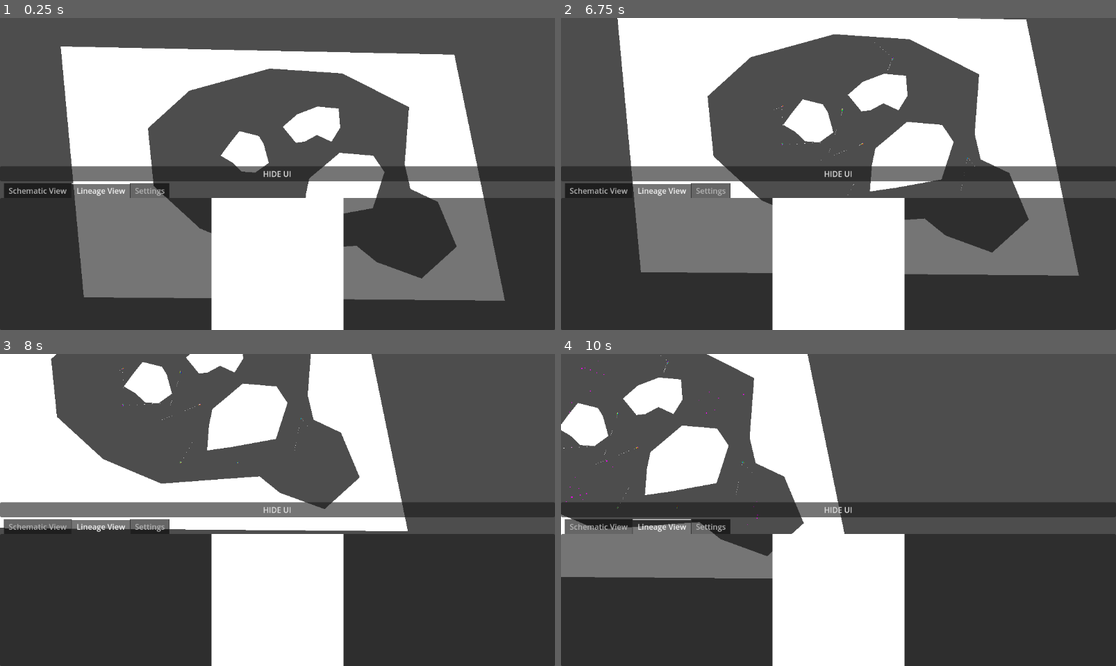
Above: before the commit, frames 1-4 (two rows, left to right).
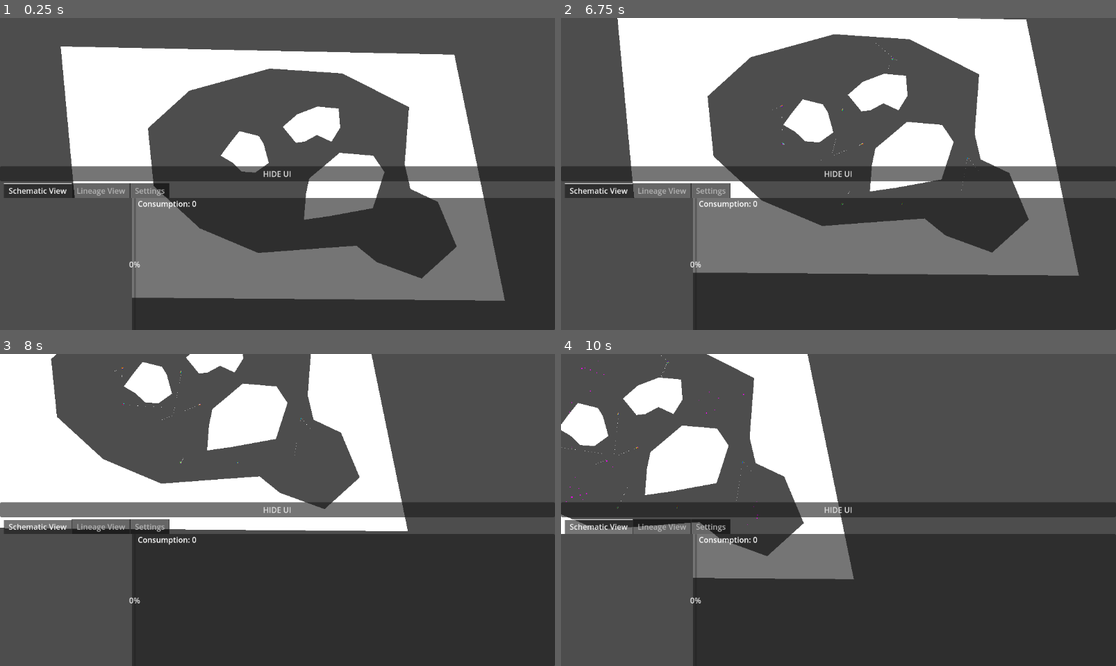
Above: after the commit, the same moments.

Repository: 06gusmog/EVOLUTIONATOR-4000
Game: Godot game, scene res://Misc/world.tscn
The game is run twice, just before and just after one commit, with the same random seed, the same clock (stepped at 60 frames per second) and the same inputs.
Inputs (mouse positions are in pixels of both pictures, inside the frame that each line leads up to):
- Up to frame 1 (0.25 s): no input
- Up to frame 2 (6.75 s): click "HIDE UI" at 0.5 s; click "SHOW UI" at 1.25 s; tap Enter at 2 s; move the mouse to (960, 158) at 2.02 s; hold Right (right) 2.03-2.78 s; click (960, 158) at 2.1 s; move the mouse to (727, 189) at 2.77 s; hold Down (down) 2.78-3.53 s; tap P (test input) at 2.85, 5.85 s; move the mouse to (894, 105) at 3.52 s; hold Right (right) 3.53-4.28 s; tap Shift (zoom_in) at 3.6, 6.6 s; move the mouse to (810, 236) at 4.27 s; hold Up (up) 4.28-5.03 s; tap Ctrl (zoom_out) at 4.35 s; move the mouse to (683, 223) at 5.02 s; hold Left (left) 5.03-6.53 s; click (683, 223) at 5.1 s; move the mouse to (777, 92) at 5.77 s; move the mouse to (777, 136) at 6.52 s; hold Down (down) from 6.53 s (still down)
- Up to frame 3 (8 s): move the mouse to (283, 372) at 7.27 s; release Down (down) at 7.28 s; hold Right (right) from 7.28 s (still down); tap Ctrl (zoom_out) at 7.35 s
- Up to frame 4 (10 s): move the mouse to (683, 403) at 8.02 s; release Right (right) at 8.03 s; hold Up (up) 8.03-8.78 s; click (683, 403) at 8.1 s; move the mouse to (755, 506) at 8.77 s; hold Right (right) 8.78-9.53 s; tap P (test input) at 8.85 s; move the mouse to (633, 569) at 9.52 s; hold Down (down) from 9.53 s (still down); tap Shift (zoom_in) at 9.6 s

The runs differ from the first frame. In frame 1, 21% of the frame differs, in the area x 0-62%, y 52-100%; in frame 2, 21%, in the area x 0-75%, y 7-100%; in frame 3, 21%; in frame 4, 21%.
Error in both runs: Attempt to call function 'store_line' in base 'null instance' on a null instance. (res://Misc/SimulationHandler.gd:168)

Commit message:
Connection processing optimization
The connections now only process what they're supposed to
(I hope, it looks right at least)

Diff:
--- a/Godot/Misc/Creature.gd
+++ b/Godot/Misc/Creature.gd
@@ -3,6 +3,7 @@
 var killing_queue : Array
 var killing_queue_ID : Array
 var cells : Dictionary
+var output_cells : Dictionary
 var energy : float
 var food_object
 var bounding_sphere_size : float
@@ -51,6 +52,20 @@
 			cells[cell.name] = cell
 		cells.erase('Visual Effects')
 		check_connections()
+
+	# Optimizing cell list and connections
+	for cellID in cells:
+		var cell = cells[cellID]
+		if 'Output' in cell.tags:
+			output_cells[cell.cellID] = cell
+		if 'Input' in cell.tags:
+			var optimized_connections = []
+			for connection in cell.connections:
+				if 'Output' in cells[connection].tags:
+					optimized_connections.append(connection)
+			cell.connections = optimized_connections
+		else:
+			cell.connections = []
 
 	# Box around the creature
 	for cellID in cells:
@@ -84,10 +99,9 @@
 func _process(delta):
 	clear_killing_queue()
 	line_2d.global_rotation = 0.0 # boxD
-	for cellID in cells:
-		var cell = cells[cellID]
-		if 'Input' in cell.tags:
-			cell.update_output()
+	for cellID in output_cells:
+		var cell = cells[cellID]
+		cell.update_output()
 	per_frame_energy_consumption = 0
 	for cellID in cells:
 		var cell = cells[cellID]
@@ -161,6 +175,7 @@
 #INFO Remove all cells that are supposed to be removed
 		for cell in killing_queue:
 			cells.erase(cell.cellID)
+			output_cells.erase(cell.cellID)
 #INFO Remove all connections to dead cells
 		var killing_queue_cellID = []
 		for cell in killing_queue:
--- a/Godot/Misc/world.tscn
+++ b/Godot/Misc/world.tscn
@@ -209,10 +209,9 @@
 [node name="TabContainer" type="TabContainer" parent="CanvasLayer/UserInterface2/VBoxContainer"]
 layout_mode = 2
 size_flags_vertical = 3
-current_tab = 1
+current_tab = 0
 
 [node name="Schematic View" type="HBoxContainer" parent="CanvasLayer/UserInterface2/VBoxContainer/TabContainer"]
-visible = false
 layout_mode = 2
 metadata/_tab_index = 0
 
@@ -249,6 +248,7 @@
 text = "Consumption: 0"
 
 [node name="Lineage View" type="HBoxContainer" parent="CanvasLayer/UserInterface2/VBoxContainer/TabContainer"]
+visible = false
 layout_mode = 2
 metadata/_tab_index = 1
 
